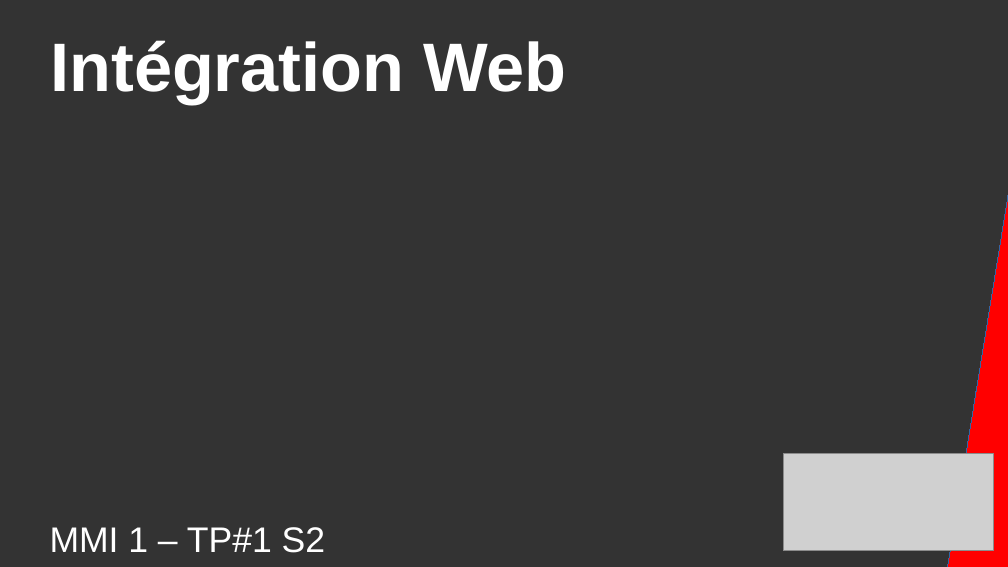
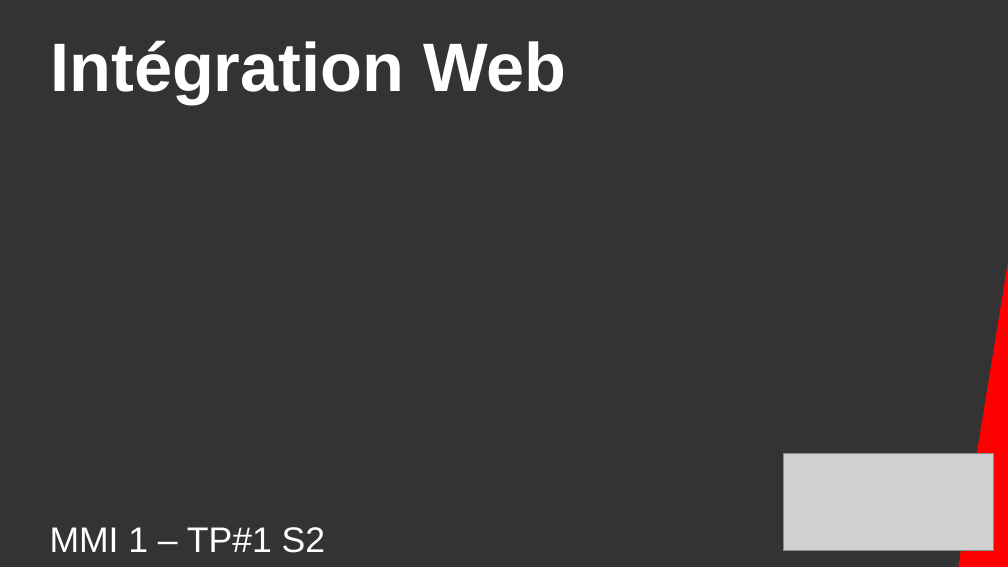
Before and after one commit to DanYellow/cours, a slide deck: slide 1 of integration-web-s2/travaux-pratiques/numero-1/presentation.odp. Drawn at 1008x567 pixels with LibreOffice and Linux fonts; fonts in the diff are those of the drawing; grey boxes stand for pictures. Boxes give left, top, right and bottom in pixels: in the first picture for what was removed or moved away, otherwise in the second. Text is boxed around its words. In the diff, an @@ line names an element or a change of style, - is before the commit and + after.

```diff
--- a/integration-web-s2/travaux-pratiques/numero-1/presentation.odp
+++ b/integration-web-s2/travaux-pratiques/numero-1/presentation.odp
@@ rectangle resized from (x1=941, y1=177, x2=1008, y2=567) to (x1=952, y1=178, x2=1008, y2=567) @@
@@ rectangle at (x1=952, y1=178, x2=1008, y2=567): outline #3465A4 0 pt to none @@
```
Also in this commit, not shown: 22 slides added, 20 slides removed, 33 other files.
